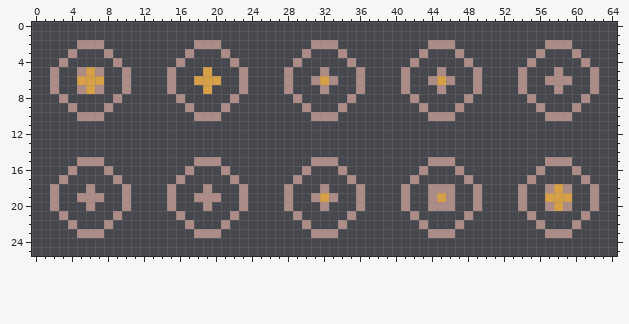
Sprite sheet, stored at Foray Assets/stat_worse.png. Above, as it was before the edit.
The file is 65x26 pixels.
The same view after the edit:
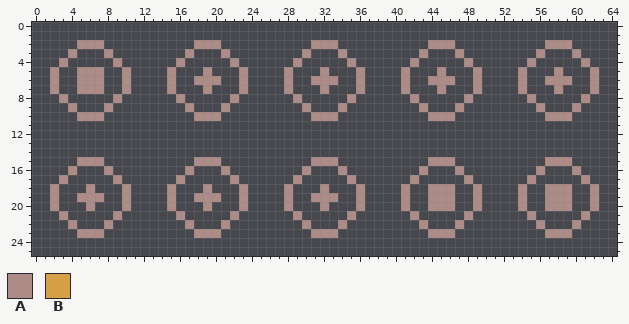
Palette (. is transparent): A #ad8c88  B #d8a046
Author's note on the commit: make it more obvious that a plane is worse
Diff:
Changed rows in their new state; - is an unchanged pixel.
first column x 5:
 5 -A------------A--------------------------
 6 AAA----------AAA-----------A------------A
 7 -A------------A--------------------------
first column x 32:
18 --------------------------A-
19 A------------A-----------AAA
20 --------------------------A-
Where, in picture pixels (left, top, right, bottom), the same in both pictures:
changed: (77, 67, 104, 94)
changed: (194, 67, 221, 94)
changed: (320, 76, 329, 85)
changed: (437, 76, 446, 85)
changed: (545, 184, 572, 211)
changed: (320, 193, 329, 202)
changed: (437, 193, 446, 202)
